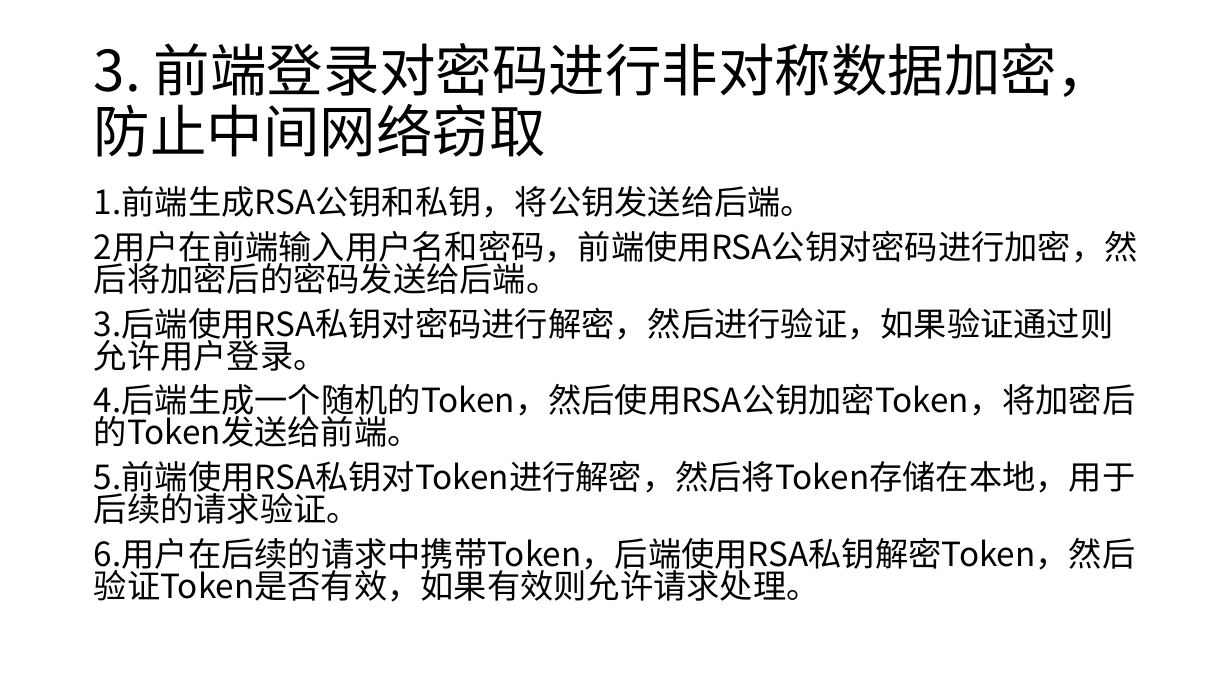
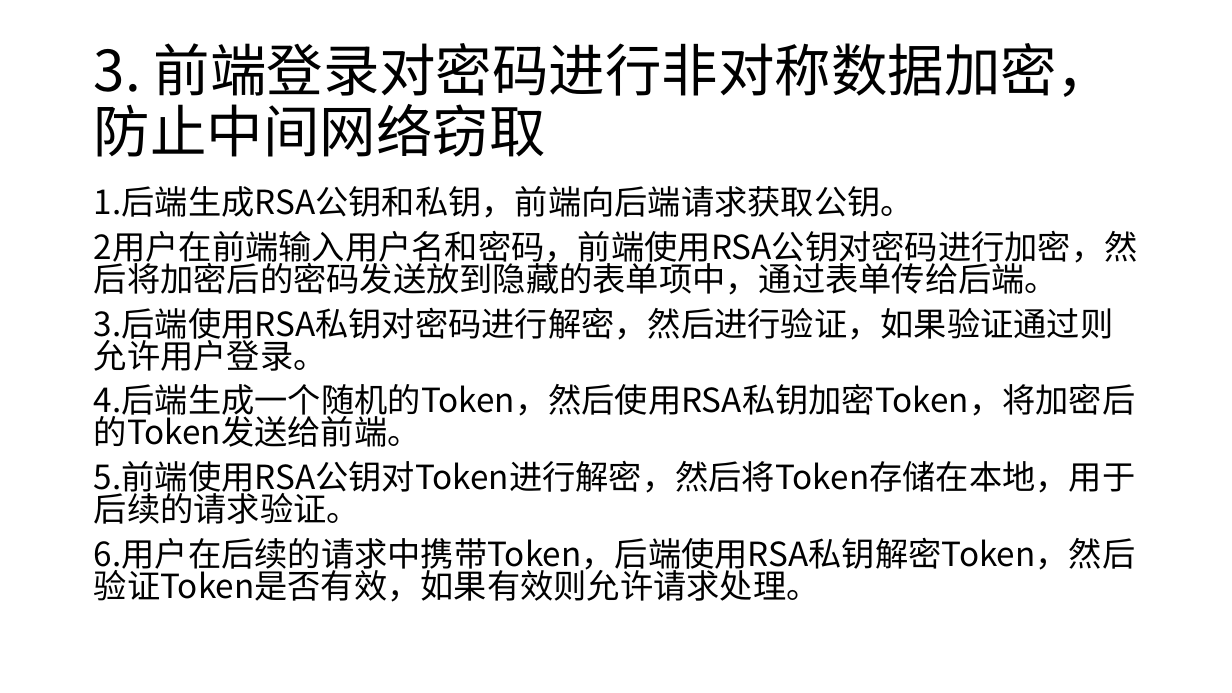
Before and after one commit to dodamce/MangeSystem, a slide deck: slide 7 of 网络安全课程设计/网络安全答辩.pptx. Drawn at 1232x693 pixels with LibreOffice and Linux fonts; fonts in the diff are those of the drawing. Boxes give left, top, right and bottom in pixels: in the first picture for what was removed or moved away, otherwise in the second. Text is boxed around its words. In the diff, an @@ line names an element or a change of style, - is before the commit and + after.

Commit message:
网络安全部分答辩ppt

```diff
--- a/网络安全课程设计/网络安全答辩.pptx
+++ b/网络安全课程设计/网络安全答辩.pptx
@@ text at [94,186,1138,295]: text changed @@
-1.前端生成RSA公钥和私钥，将公钥发送给后端。
-2用户在前端输入用户名和密码，前端使用RSA公钥对密码进行加密，然后将加密后的密码发送给后端。
+1.后端生成RSA公钥和私钥，前端向后端请求获取公钥。
+2用户在前端输入用户名和密码，前端使用RSA公钥对密码进行加密，然后将加密后的密码发送放到隐藏的表单项中，通过表单传给后端。
@@ text at [94,383,1135,524]: text changed @@
-4.后端生成一个随机的Token，然后使用RSA公钥加密Token，将加密后的Token发送给前端。
-5.前端使用RSA私钥对Token进行解密，然后将Token存储在本地，用于后续的请求验证。
+4.后端生成一个随机的Token，然后使用RSA私钥加密Token，将加密后的Token发送给前端。
+5.前端使用RSA公钥对Token进行解密，然后将Token存储在本地，用于后续的请求验证。
```
Also in this commit, not shown: 3 slides added, 3 slides removed.
